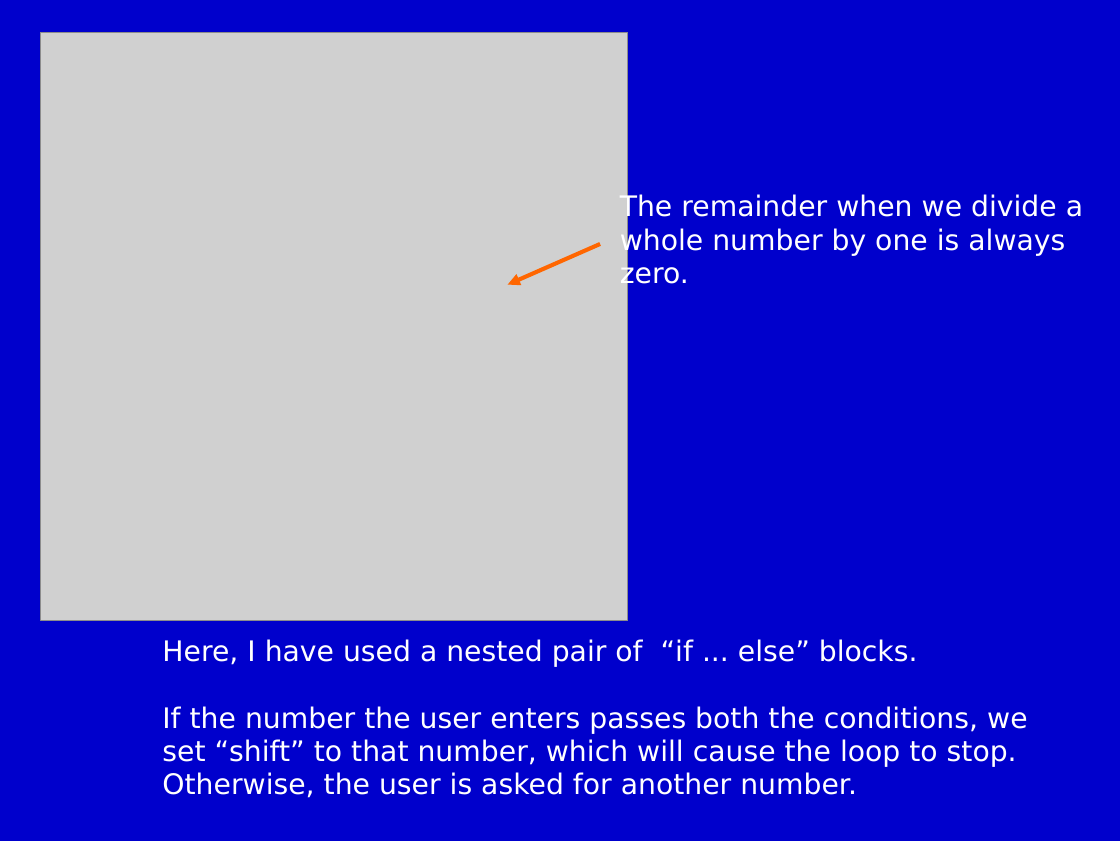
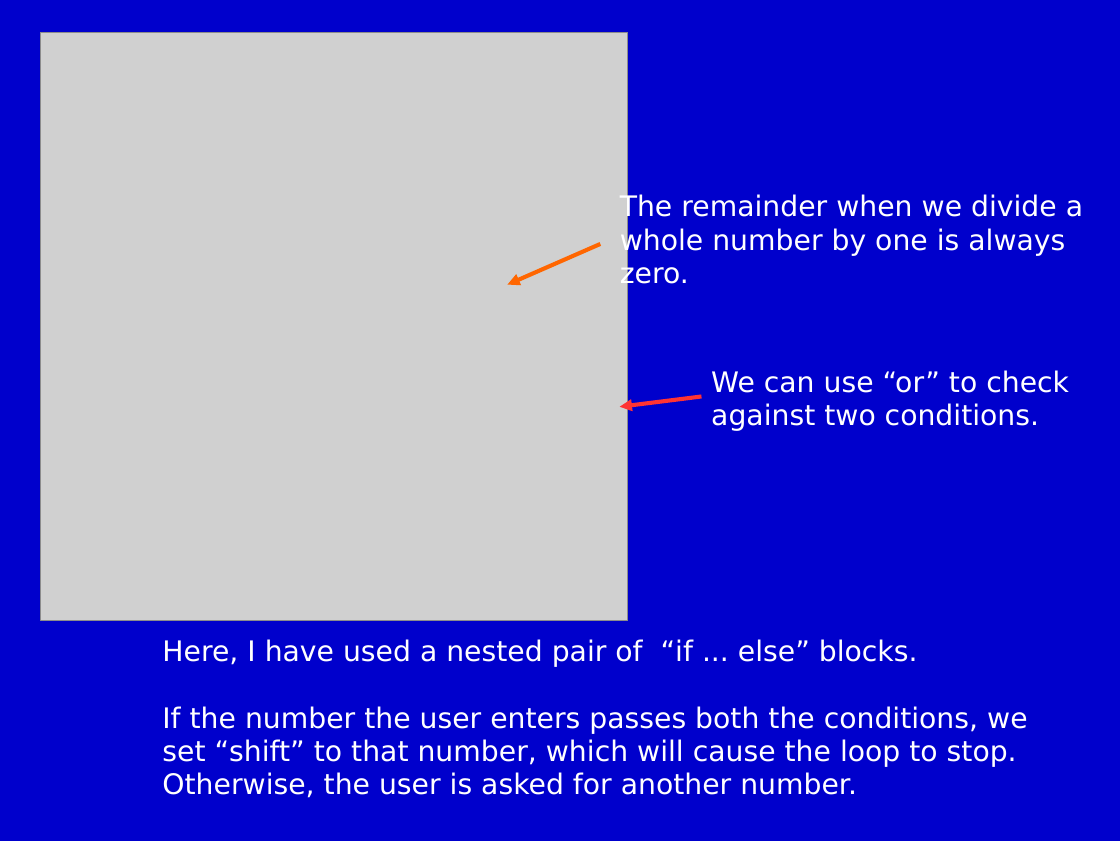
Before and after one commit to m-tranter/cathedral, a slide deck: slide 4 of scratch/scratch8.ppt. Drawn at 1120x841 pixels with LibreOffice and Linux fonts; fonts in the diff are those of the drawing; grey boxes stand for pictures. Boxes give left, top, right and bottom in pixels: in the first picture for what was removed or moved away, otherwise in the second. Text is boxed around its words. In the diff, an @@ line names an element or a change of style, - is before the commit and + after.

```diff
--- a/scratch/scratch8.ppt
+++ b/scratch/scratch8.ppt
@@ text added at bbox=[711, 370, 1069, 431], 20 pt, text #FFFFFF @@
+We can use “or” to check against two conditions.
@@ arrow added from (701, 396) to (620, 407), #FF3333 2.89 pt @@
```
Also in this commit, not shown: 4 other slides changed, 1 slide added, 3 other files.
